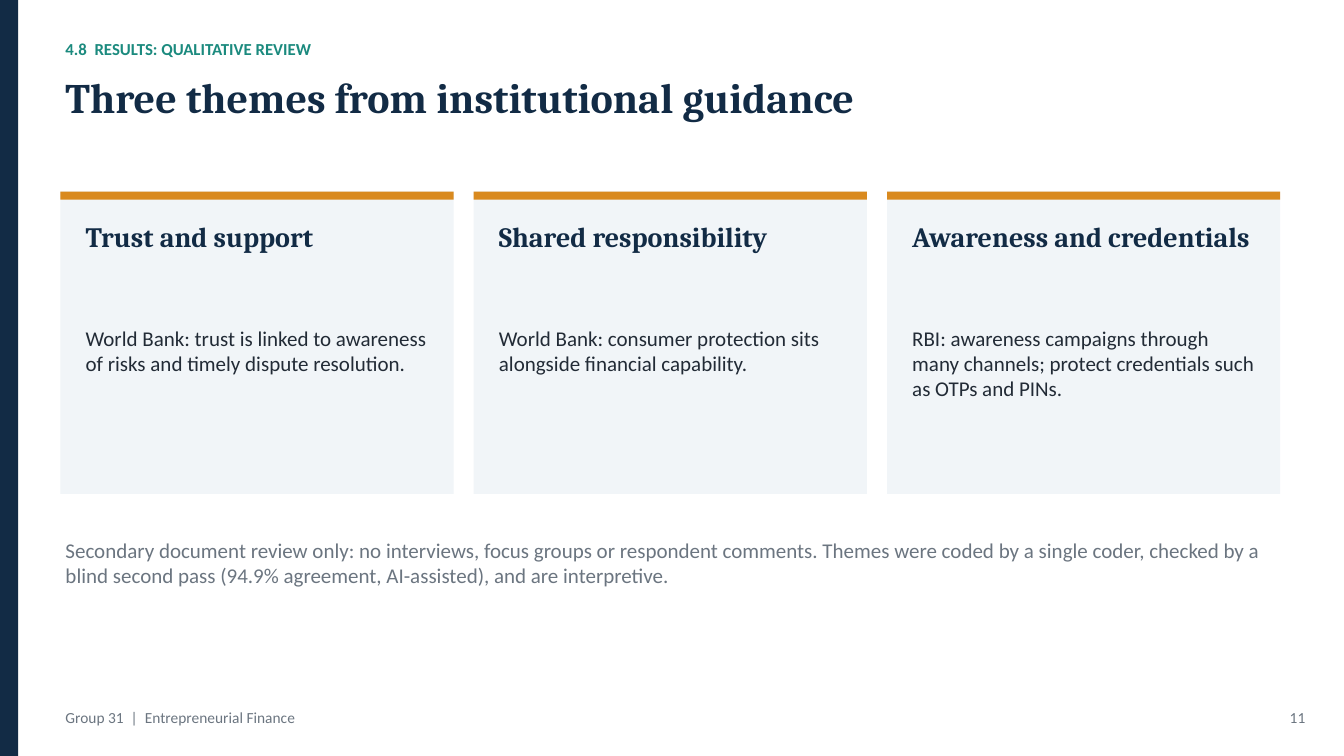
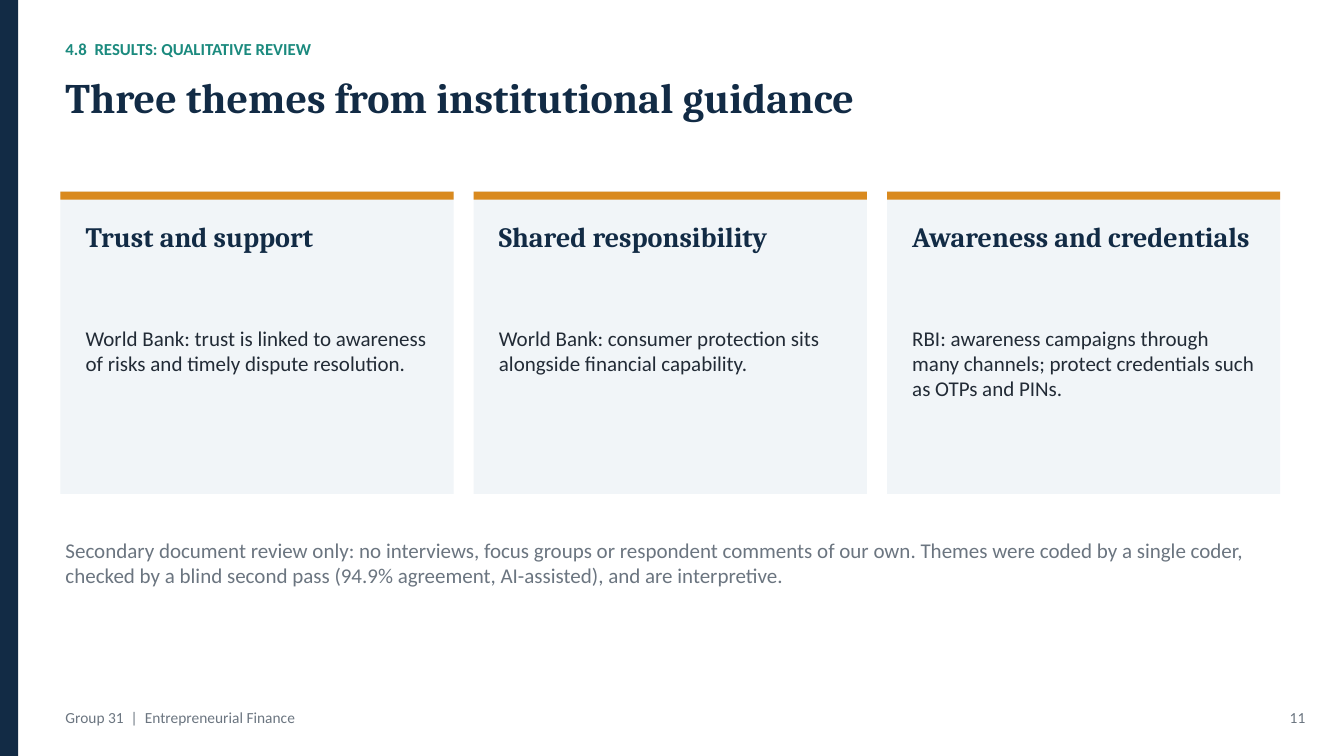
Before and after one commit to sahsudhanshu/EF, a slide deck: slide 11 of Group_31/slides/Group_31_Presentation_Final.pptx. Drawn at 1344x756 pixels with LibreOffice and Linux fonts; fonts in the diff are those of the drawing. Boxes give left, top, right and bottom in pixels: in the first picture for what was removed or moved away, otherwise in the second. Text is boxed around its words. In the diff, an @@ line names an element or a change of style, - is before the commit and + after.

```diff
--- a/Group_31/slides/Group_31_Presentation_Final.pptx
+++ b/Group_31/slides/Group_31_Presentation_Final.pptx
@@ text at bbox=[65, 543, 1243, 587]: text changed @@
-Secondary document review only: no interviews, focus groups or respondent comments. Themes were coded by a single coder, checked by a blind second pass (94.9% agreement, AI-assisted), and are interpretive.
+Secondary document review only: no interviews, focus groups or respondent comments of our own. Themes were coded by a single coder, checked by a blind second pass (94.9% agreement, AI-assisted), and are interpretive.
```
Also in this commit, not shown: 8 other slides changed, 1 slide added, 25 other files.
